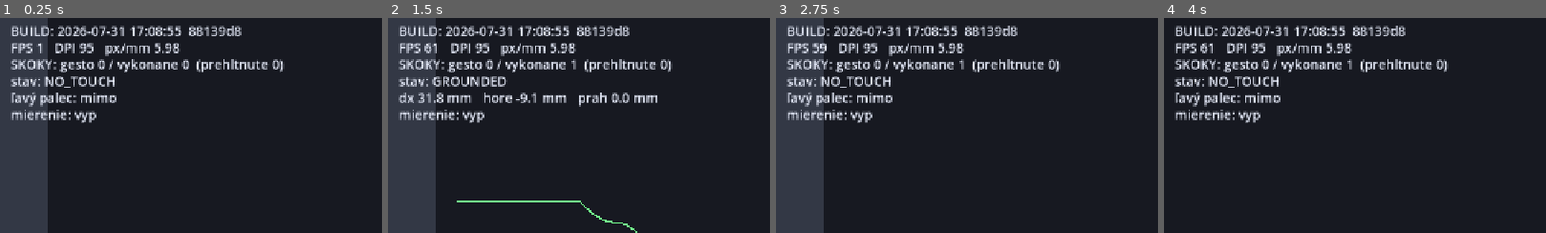
Above: before the commit, frames 1-4 (left to right).
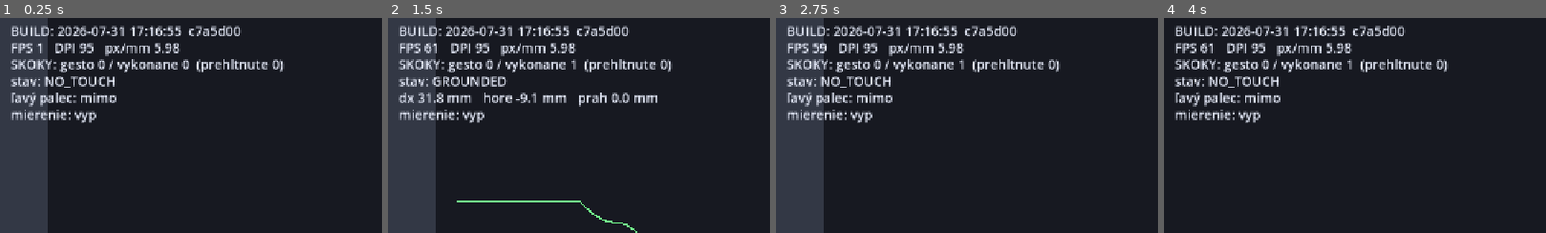
Above: after the commit, the same moments.

Repository: belispav/slavs
Game: Godot game, scene res://scenes/main.tscn
Two runs of this game, one before a commit and one after it. Both use one fixed random seed, a clock stepped at 60 frames per second and the inputs below.
Inputs (mouse positions are % of the whole screen's width and height, from its top left):
- Up to frame 1 (0.25 s): no input
- Up to frame 2 (1.5 s): tap Enter (ui_accept) at 0.5, 0.77 s; move the mouse to (72, 45) at 0.52 s; hold D 0.53-1.25 s; hold Space 0.53-1.25 s; click (72, 45) at 0.67 s; drag from (30, 55) to (75, 78) at 1.27 s
- Up to frame 3 (2.75 s): move the mouse to (60, 28) at 2.02 s; hold A from 2.03 s (still down); hold L from 2.03 s (still down)
- Up to frame 4 (4 s): release A at 2.75 s; release L at 2.75 s; drag from (45, 70) to (64, 77) at 2.77 s; move the mouse to (80, 65) at 3.52 s; hold D from 3.53 s (still down); hold K from 3.53 s (still down); tap Enter (ui_accept) at 3.77 s
The pictures show only the part of the screen within x 0-50%, y 0-50%; the shares and areas given below are measured in that part.

The runs differ from the first frame. In frame 1, 0.5% of the frame differs, in the area x 38-64%, y 3-9%; in frame 2, 0.5%; in frame 3, 0.5%; in frame 4, 0.5%.

Commit message:
F2: disable aim turn pull by default, record on-device rejection and the precondition for any retry

Diff:
--- a/volya/config/control_config.tres
+++ b/volya/config/control_config.tres
@@ -22,4 +22,4 @@
 run_saturation_right_mm = 15.0
 aim_deadzone_mm = 2.5
 aim_recenter_mm = 12.0
-aim_turn_pull = 0.35
+aim_turn_pull = 0.0
--- a/volya/scripts/build_stamp.gd
+++ b/volya/scripts/build_stamp.gd
@@ -5,4 +5,4 @@
 ##
 ## ZAMERNE tu NIE JE class_name: globalne nazvy tried su v cache, ktoru
 ## headless export neobnovuje, a export by na tom padol.
-const STAMP := "2026-07-31 17:08:55  88139d8"
+const STAMP := "2026-07-31 17:16:55  c7a5d00"
--- a/volya/scripts/control_config.gd
+++ b/volya/scripts/control_config.gd
@@ -80,9 +80,18 @@
 ## walking the thumb all the way around the anchor — twice the stick radius of
 ## travel. It read as "aiming just doesn't respond". Holding a direction is
 ## unaffected, because a stationary thumb has no motion to react to.
-## 0 = anchor only trails (the old behaviour), 1 = anchor snaps to the thumb
-## the instant you turn.
-@export_range(0.0, 1.0, 0.05) var aim_turn_pull: float = 0.35
+## 0 = anchor only trails, 1 = anchor snaps to the thumb the instant you turn.
+##
+## DEFAULT 0 — TRIED ON DEVICE AND REJECTED. Pulling the anchor toward the
+## thumb shrinks the stick offset below aim_deadzone_mm, so aim_active drops
+## and AUTO-FIRE STOPS exactly during a turn, which is the worst possible
+## moment in a horde shooter.
+##
+## Do not simply raise this value again. The turn cost is real, but the fix has
+## to separate FIRING from AIM MAGNITUDE — e.g. latch auto-fire on while the
+## right thumb is down and let the offset only decide direction. Left here so
+## the idea and the reason it failed are not lost.
+@export_range(0.0, 1.0, 0.05) var aim_turn_pull: float = 0.0
 
 
 ## The arc threshold curve, in millimetres (SPEC B2). Asymmetric by design.
Not shown, changed: SPEC_ovladanie_implementacia.md
